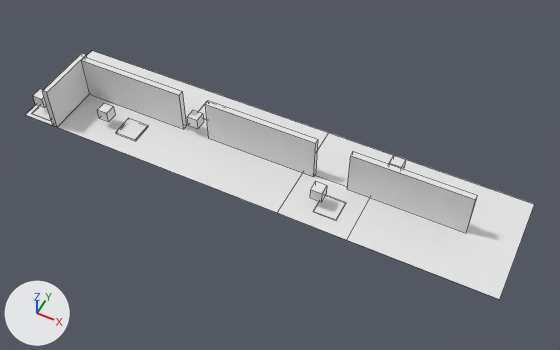
The Blender file Assets/imported/level2.blend, before and after one commit.
Both versions are drawn from a 50 mm lens placed at (1.1, -39.6, 47.9), pointed at (-18.1, -1.4, 0.1). Arrows for +X, +Y and +Z are at lower left; the lights stay in place. Mesh edges are drawn as thin lines.
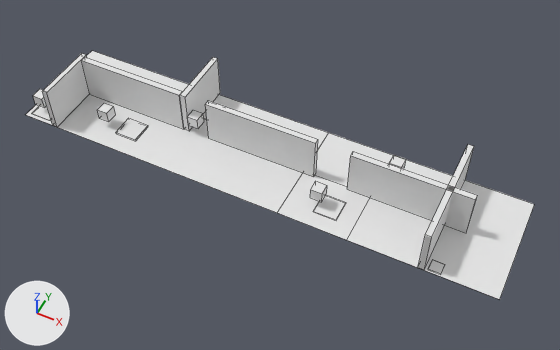
Commit message: Level 2 goal

The change in detail:
Object 'Cube.016' (ob_cube_016) is new; it shows a copy of the mesh of ob_cube_001.
Its location is (-27.7, 2.5, 2.0).
Its rotation in degrees is (0, 0, 90).
Its scale is (2.75, 0.25, 2.0).
Object 'Cube.017' (ob_cube_017) is new; it shows a copy of the mesh of ob_cube_001.
Its location is (-4.5, 0.0, 2.0).
Its rotation in degrees is (0, 0, 90).
Its scale is (5.0, 0.25, 2.0).
Object 'Cube.018' (ob_cube_018) is new; it shows a copy of the mesh of ob_cube_001.
Its location is (-3.5, -4.3, 0.0).
Its scale is (0.5, 0.5, 0.05).

Location of each change, (x1, y1, x2, y2) in pixels of the pictures (560 x 350 px):
'Cube.016', added: after (180, 57, 220, 131)
'Cube.017', added: after (418, 144, 474, 270)
'Cube.018', added: after (428, 259, 445, 274)
